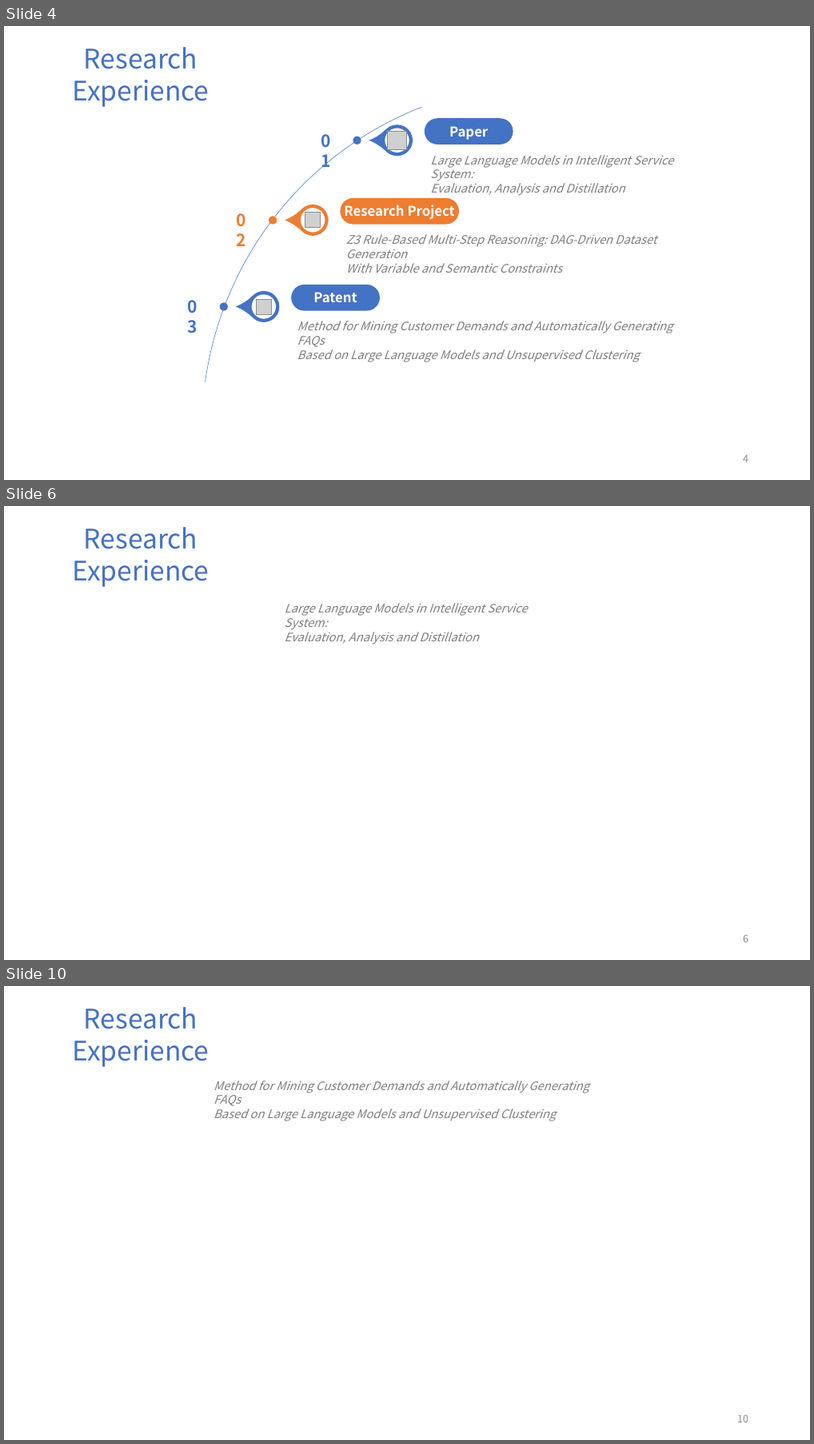
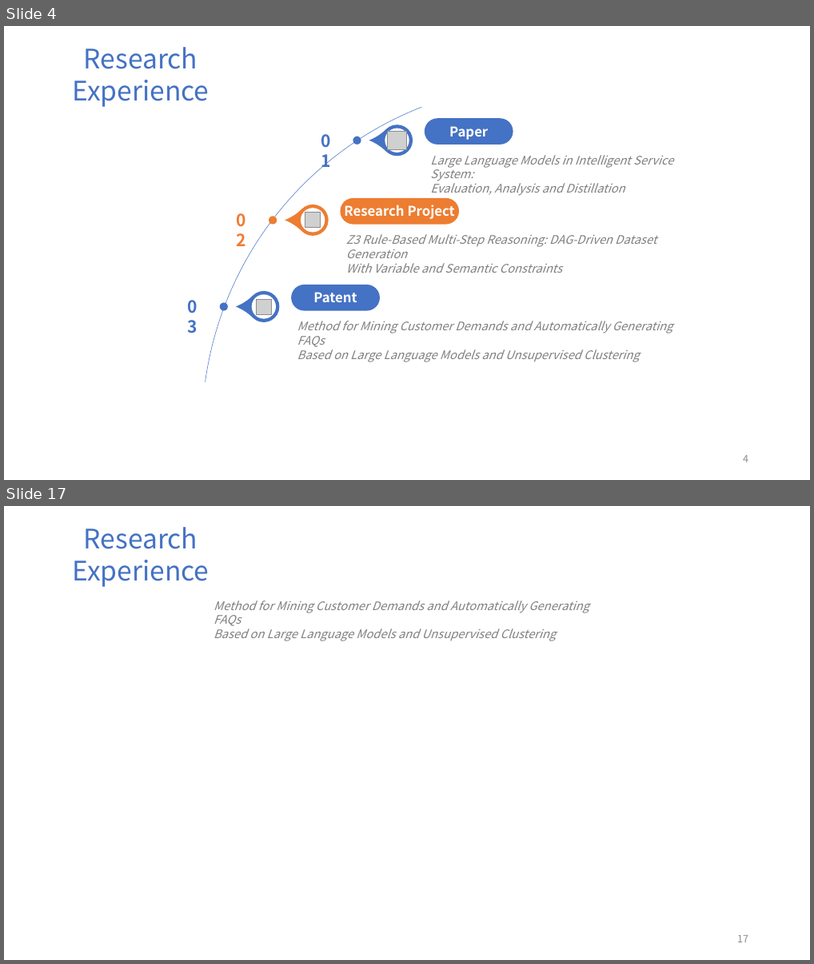
Before and after one commit to FriderickYu/Z3_Ex, a slide deck: Presentation.pptx. Shown one above the other, each under a label of ours: slides 4, 6 and 10 before the commit, slides 4 and 17 after it; the slides between them are not shown. The pictures are 814x1444 and 814x964 pixels, drawn with LibreOffice and Linux fonts; fonts in the diff are those of the drawing; grey boxes stand for pictures. Boxes give left, top, right and bottom in pixels: in the first picture for what was removed or moved away, otherwise in the second. Text is boxed around its words. In the diff, an @@ line names an element or a change of style, - is before the commit and + after.

```diff
--- a/Presentation.pptx
+++ b/Presentation.pptx
@@ slide 6 removed at (4, 506, 810, 960), background #FFFFFF @@
@@ text removed at (72, 527, 209, 587) @@
-Research Experience
@@ text removed at (285, 603, 527, 644) @@
-Large Language Models in Intelligent Service System:
-Evaluation, Analysis and Distillation
@@ page number removed at (743, 935, 749, 942) @@
-6
@@ what was slide 10 is now slide 17 @@
@@ page number at (738, 935, 749, 942): text changed @@
-10
+17
```
Also in this commit, not shown: 8 slides changed, 8 slides added, 3 other slides removed, 1 other file.
